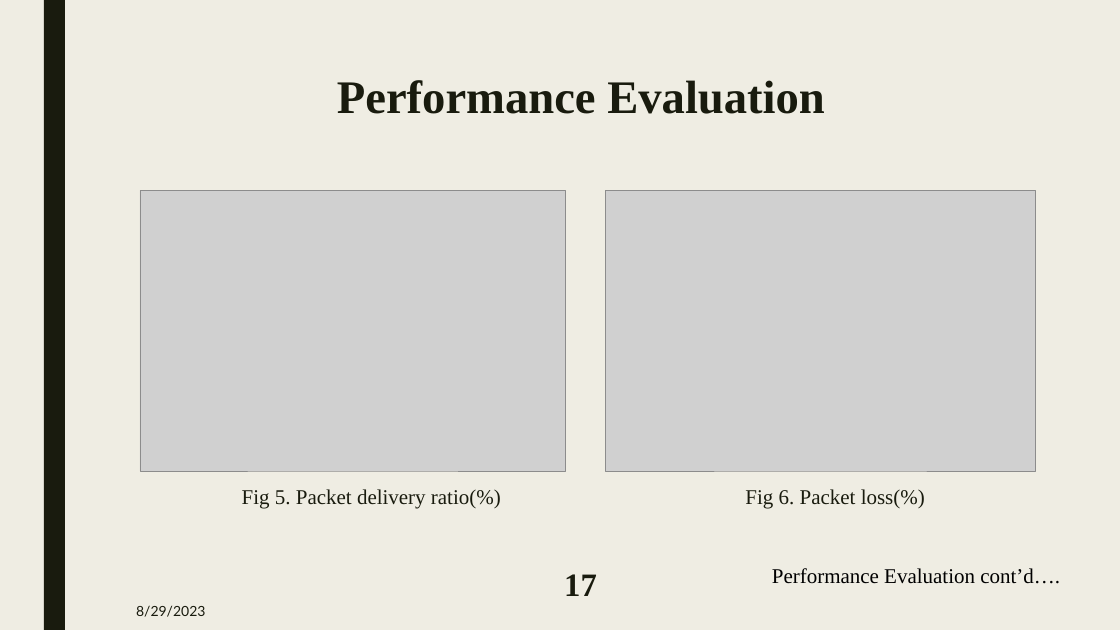
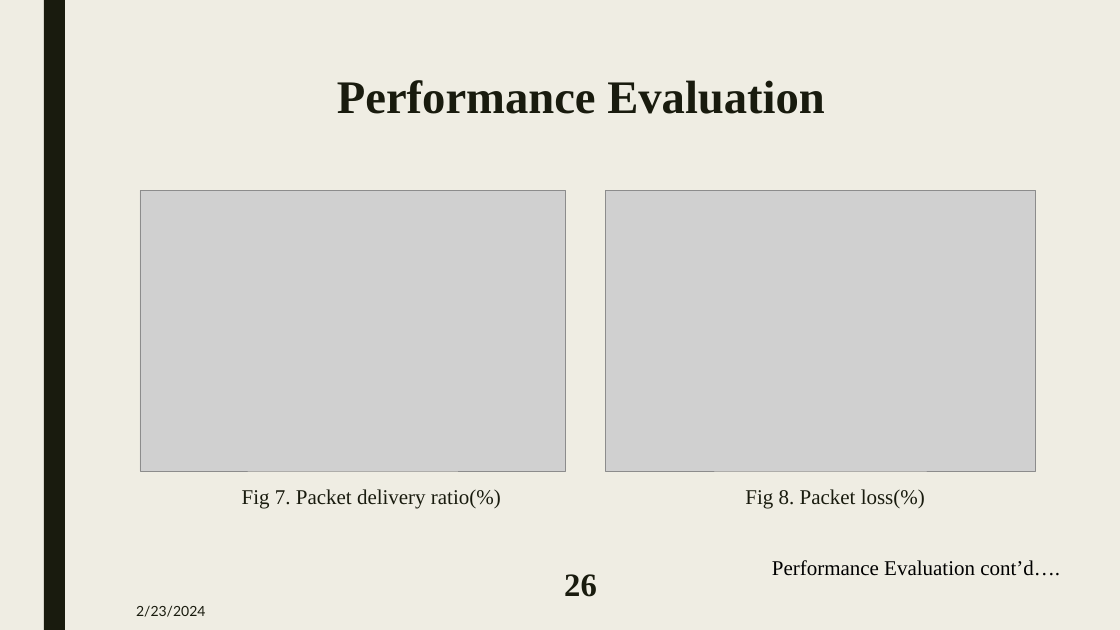
Before and after one commit to MAZHAR1807102/Thesis, a slide deck: slide 26 of 1807102-Predefence.pptx (slide 17 before the commit). Drawn at 1120x630 pixels with LibreOffice and Linux fonts; fonts in the diff are those of the drawing; grey boxes stand for pictures. Boxes give left, top, right and bottom in pixels: in the first picture for what was removed or moved away, otherwise in the second. Text is boxed around its words. In the diff, an @@ line names an element or a change of style, - is before the commit and + after.

```diff
--- a/1807102-Predefence.pptx
+++ b/1807102-Predefence.pptx
@@ text at [242, 489, 501, 509]: text changed @@
-Fig 5. Packet delivery ratio(%)
+Fig 7. Packet delivery ratio(%)
@@ text at [745, 489, 925, 509]: text changed @@
-Fig 6. Packet loss(%)
+Fig 8. Packet loss(%)
@@ text "Performance Evaluation cont’d….": place and size @@
-text "Performance Evaluation cont’d…." at [772, 568, 1060, 584]
+text "Performance Evaluation cont’d…." at [772, 560, 1060, 576]
@@ page number at [564, 574, 597, 597]: text changed @@
-17
+26
@@ text at [136, 605, 205, 617]: text changed @@
-8/29/2023
+2/23/2024
```
Also in this commit, not shown: 22 other slides changed, 9 slides added, 25 other files.
